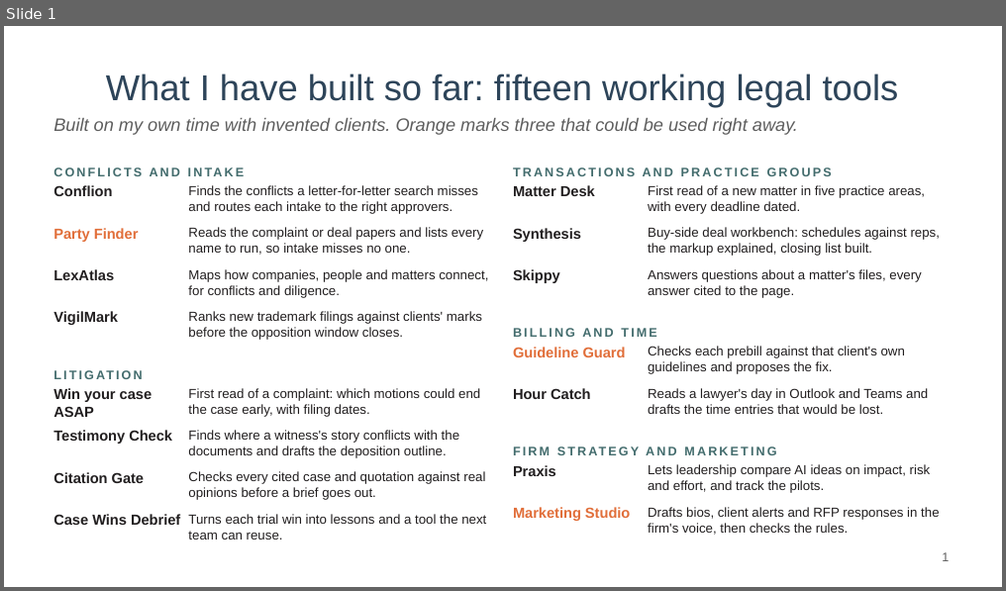
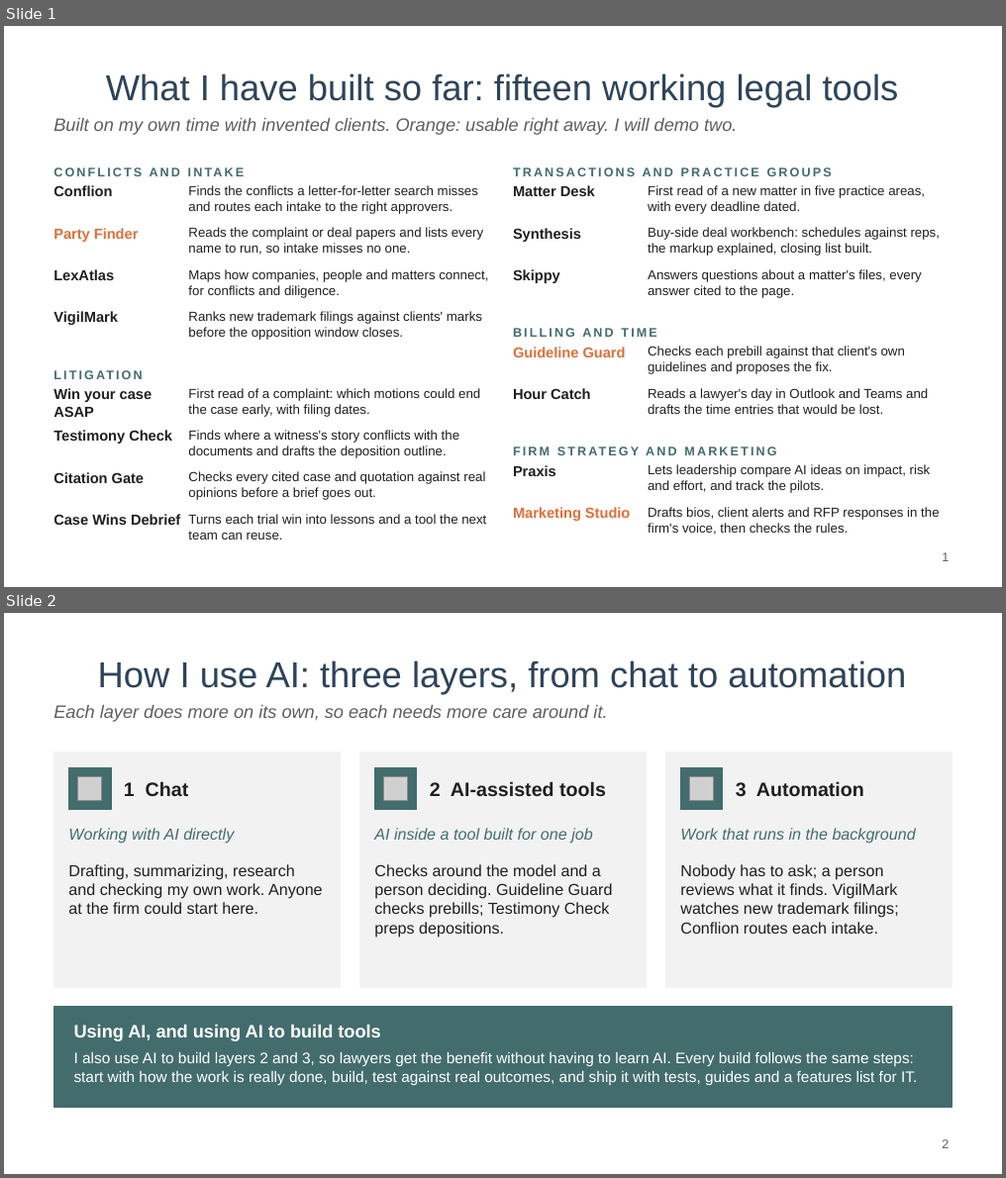
Before and after one commit to mylesparslow-collab/legal-portfolio, a slide deck: downloads/AI-ideas-Myles-Parslow.pptx. Shown one above the other, each under a label of ours: slide 1 before the commit, slides 1 and 2 after it. The pictures are 1006x591 and 1006x1178 pixels, drawn with LibreOffice and Linux fonts; fonts in the diff are those of the drawing; grey boxes stand for pictures; background and template pictures are left out. Boxes give left, top, right and bottom in pixels: in the first picture for what was removed or moved away, otherwise in the second. Text is boxed around its words. In the diff, an @@ line names an element or a change of style, - is before the commit and + after.

```diff
--- a/downloads/AI-ideas-Myles-Parslow.pptx
+++ b/downloads/AI-ideas-Myles-Parslow.pptx
@@ slide 2 added at (4,613,1002,1174), background #FFFFFF @@
@@ title added at (98,661,906,694), 26 pt, text #2D4459 @@
+How I use AI: three layers, from chat to automation
@@ text added at (54,705,607,722), 13 pt, text #5E5E5E, italic @@
+Each layer does more on its own, so each needs more care around it.
@@ rectangle added at (54,753,341,987), fill #F2F2F2, outline #F2F2F2 1 pt @@
@@ rectangle added at (359,753,646,987), fill #F2F2F2, outline #F2F2F2 1 pt @@
@@ rectangle added at (665,753,952,987), fill #F2F2F2, outline #F2F2F2 1 pt @@
@@ rectangle added at (69,767,111,810), fill #436C6D, outline #436C6D 1 pt @@
@@ picture added at (78,776,102,801) @@
@@ text added at (124,781,189,796), 14 pt, text #211E1F, bold @@
+1 Chat
@@ rectangle added at (374,767,416,810), fill #436C6D, outline #436C6D 1 pt @@
@@ picture added at (384,776,408,801) @@
@@ text added at (430,781,606,796), 14 pt, text #211E1F, bold @@
+2 AI-assisted tools
@@ rectangle added at (680,767,723,810), fill #436C6D, outline #436C6D 1 pt @@
@@ picture added at (689,776,714,801) @@
@@ text added at (736,781,864,797), 14 pt, text #211E1F, bold @@
+3 Automation
@@ text added at (68,828,234,844), 11.5 pt, text #436C6D, italic @@
+Working with AI directly
@@ text added at (374,828,592,843), 11.5 pt, text #436C6D, italic @@
+AI inside a tool built for one job
@@ text added at (680,828,916,844), 11.5 pt, text #436C6D, italic @@
+Work that runs in the background
@@ text added at (68,864,323,914), 11.5 pt, text #211E1F @@
+Drafting, summarizing, research and checking my own work. Anyone at the firm could start here.
@@ text added at (374,864,613,937), 11.5 pt, text #211E1F @@
+Checks around the model and a person deciding. Guideline Guard checks prebills; Testimony Check preps depositions.
@@ text added at (680,864,899,934), 11.5 pt, text #211E1F @@
+Nobody has to ask; a person reviews what it finds. VigilMark watches new trademark filings; Conflion routes each intake.
@@ rectangle added at (54,1007,952,1107), fill #436C6D, outline #436C6D 1 pt @@
@@ text added at (74,1025,380,1042), 13 pt, text #FFFFFF, bold @@
+Using AI, and using AI to build tools
@@ text added at (74,1053,917,1085), 11 pt, text #FFFFFF @@
+I also use AI to build layers 2 and 3, so lawyers get the benefit without having to learn AI. Every build follows the same steps: start with how the work is really done, build, test against real outcomes, and ship it with tests, guides and a features list for IT.
@@ page number added at (942,1140,948,1149), 9 pt, text #5E5E5E @@
+2
@@ slide 1 changed as well @@
@@ text at (54,118,737,135): text changed @@
-Built on my own time with invented clients. Orange marks three that could be used right away.
+Built on my own time with invented clients. Orange: usable right away. I will demo two.
```
Also in this commit, not shown: 3 other slides changed, 1 slide removed.
